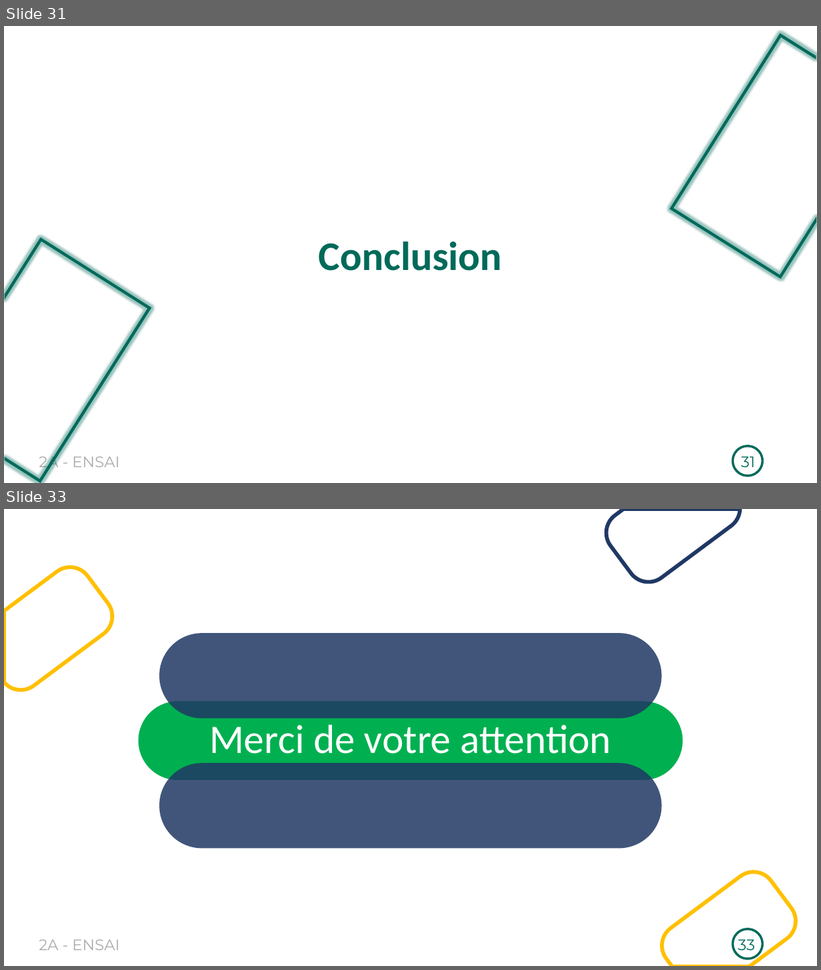
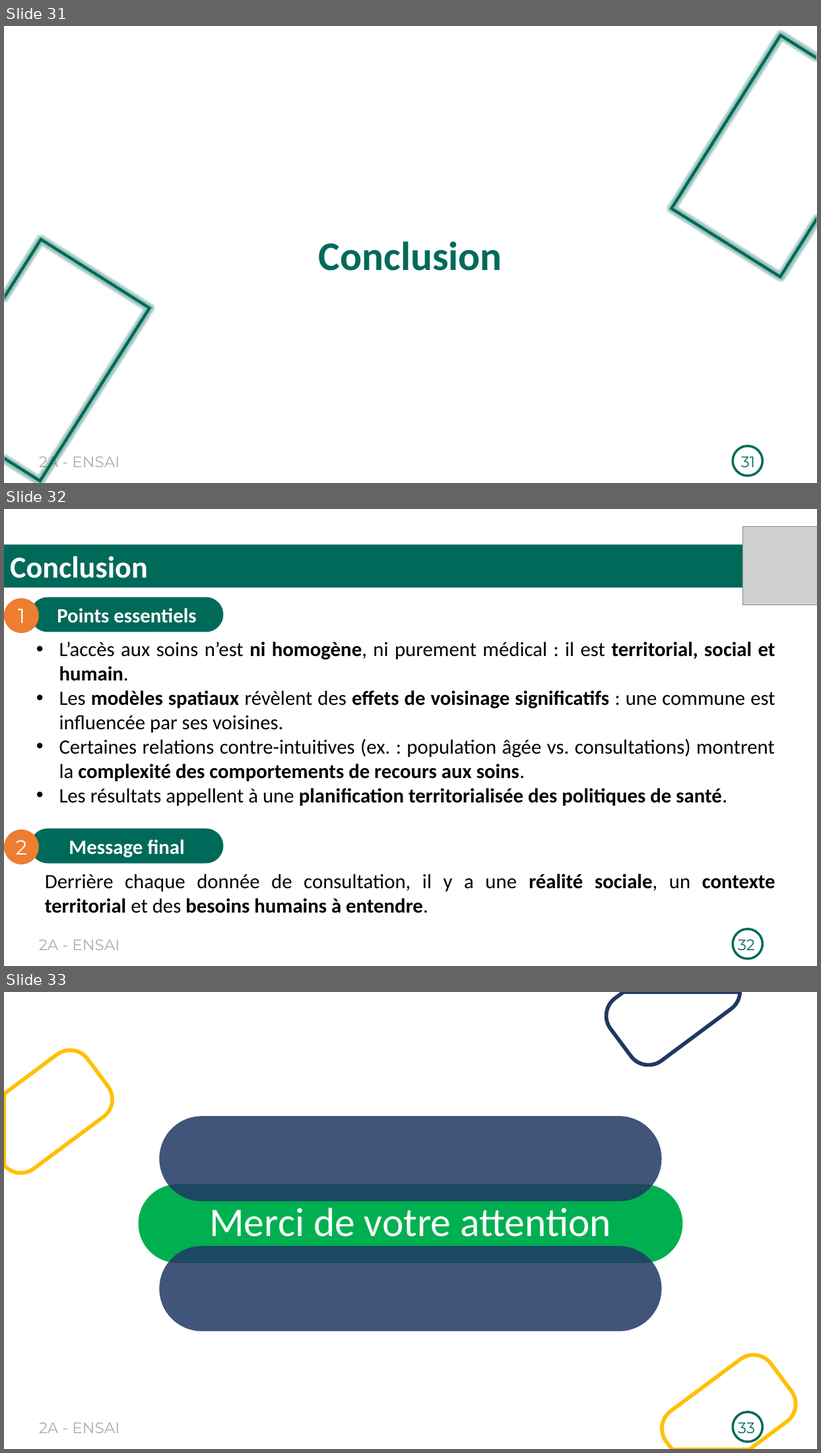
Before and after one commit to Richard-GOZAN/Projet-Stat-2A-Ensai, a slide deck: Présentation/Soutenance_Groupe25.pptx. Shown one above the other, each under a label of ours: slides 31 and 33 before the commit, slides 31, 32 and 33 after it; the slides between them are not shown. The pictures are 821x970 and 821x1453 pixels, drawn with LibreOffice and Linux fonts; fonts in the diff are those of the drawing; grey boxes stand for pictures; background and template pictures are left out. Boxes give left, top, right and bottom in pixels: in the first picture for what was removed or moved away, otherwise in the second. Text is boxed around its words. In the diff, an @@ line names an element or a change of style, - is before the commit and + after.

```diff
--- a/Présentation/Soutenance_Groupe25.pptx
+++ b/Présentation/Soutenance_Groupe25.pptx
@@ slide 32 added at box(4, 509, 817, 966), background #FFFFFF; not listed: 2 template elements that a slide beside it also shows @@
@@ picture added at box(743, 527, 817, 605) @@
@@ rectangle added at box(4, 545, 817, 588), fill #006A5A, 36 pt, text #FFFFFF, bold @@
+Conclusion
@@ ellipse added at box(4, 598, 39, 633), fill #ED7D31, 24 pt, text #FFFFFF @@
+1
@@ rounded rectangle added at box(30, 597, 224, 632), fill #006A5A, 24 pt, text #FFFFFF, bold @@
+Points essentiels
@@ text added at box(59, 642, 776, 806), 24 pt, text #000000 @@
+• L’accès aux soins n’est ni homogène, ni purement médical : il est territorial, social et humain.
+• Les modèles spatiaux révèlent des effets de voisinage significatifs : une commune est influencée par ses voisines.
+• Certaines relations contre-intuitives (ex. : population âgée vs. consultations) montrent la complexité des comportements de recours aux soins.
+• Les résultats appellent à une planification territorialisée des politiques de santé.
@@ ellipse added at box(4, 830, 39, 865), fill #ED7D31, 24 pt, text #FFFFFF @@
+2
@@ rounded rectangle added at box(30, 828, 224, 863), fill #006A5A, 24 pt, text #FFFFFF, bold @@
+Message final
@@ text added at box(45, 874, 776, 914), 24 pt, text #000000, bold @@
+Derrière chaque donnée de consultation, il y a une réalité sociale, un contexte territorial et des besoins humains à entendre.
@@ page number added at box(738, 939, 755, 955), 18 pt, text #006A5A @@
+32
```
Also in this commit, not shown: 7 slides changed, 2 other slides added, 3 slides removed.
